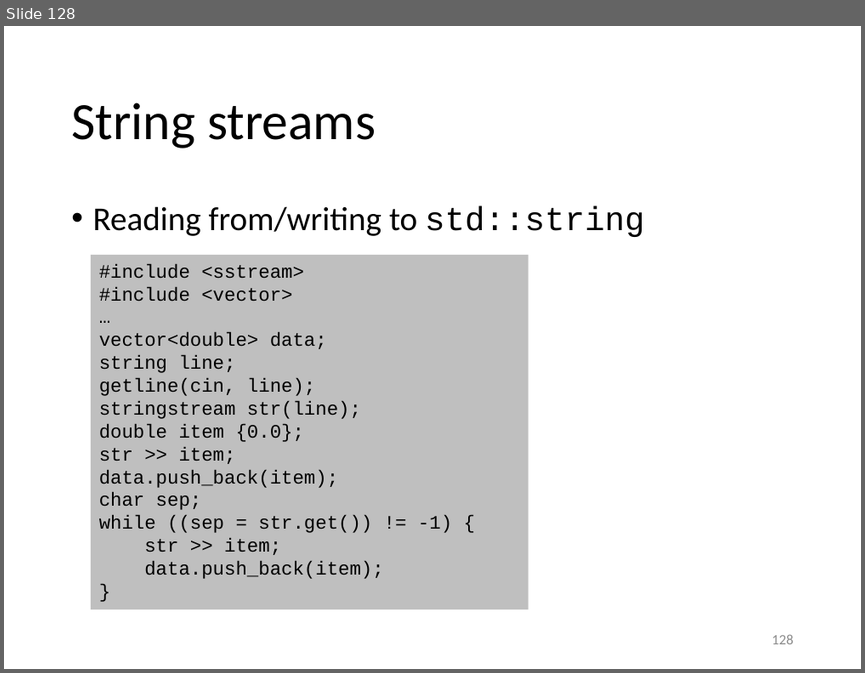
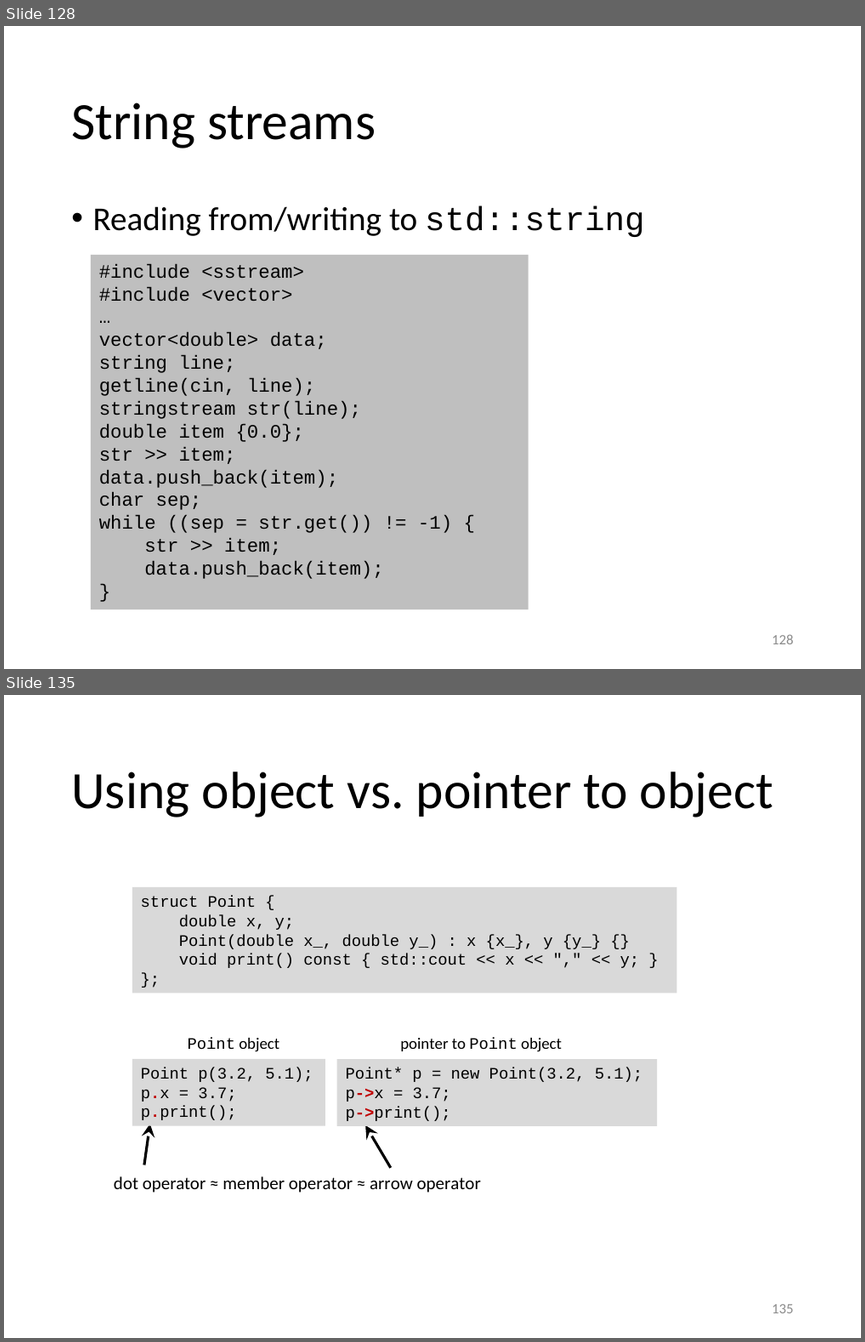
Before and after one commit to gjbex/Scientific-C-plus-plus, a slide deck: scientific_cpp.pptx. Shown one above the other, each under a label of ours: slide 128 before the commit, slides 128 and 135 after it; the slides between them are not shown. The pictures are 865x673 and 865x1342 pixels, drawn with LibreOffice and Linux fonts; fonts in the diff are those of the drawing. Boxes give left, top, right and bottom in pixels: in the first picture for what was removed or moved away, otherwise in the second. Text is boxed around its words. In the diff, an @@ line names an element or a change of style, - is before the commit and + after.

Commit message:
Add section on pointers

```diff
--- a/scientific_cpp.pptx
+++ b/scientific_cpp.pptx
@@ slide 135 added at (x1=4, y1=695, x2=861, y2=1338), background #FFFFFF @@
@@ title added at (x1=71, y1=771, x2=773, y2=817), 44 pt, text #000000 @@
+Using object vs. pointer to object
@@ rectangle added at (x1=132, y1=887, x2=677, y2=993), fill #D9D9D9, 13.5 pt, text #000000 @@
+struct Point {
+double x, y;
+Point(double x_, double y_) : x {x_}, y {y_} {}
+void print() const { std::cout << x << "," << y; }
+};
@@ text added at (x1=188, y1=1038, x2=279, y2=1052), 13.5 pt, text #000000 @@
+Point object
@@ text added at (x1=400, y1=1037, x2=562, y2=1052), 13.5 pt, text #000000 @@
+pointer to Point object
@@ rectangle added at (x1=132, y1=1058, x2=325, y2=1125), fill #D9D9D9, 13.5 pt, text #000000 @@
+Point p(3.2, 5.1);
+p.x = 3.7;
+p.print();
@@ rectangle added at (x1=337, y1=1059, x2=657, y2=1126), fill #D9D9D9, 13.5 pt, text #000000 @@
+Point* p = new Point(3.2, 5.1);
+p->x = 3.7;
+p->print();
@@ arrow added from (144, 1164) to (149, 1123), #000000 2.25 pt @@
@@ arrow added from (391, 1167) to (365, 1125), #000000 2.25 pt @@
@@ text added at (x1=114, y1=1176, x2=481, y2=1192), 15 pt, text #000000 @@
+dot operator ≈ member operator ≈ arrow operator
@@ page number added at (x1=772, y1=1304, x2=794, y2=1313), 12 pt, text #8C8C8C @@
+135
```
Also in this commit, not shown: 12 other slides added.
